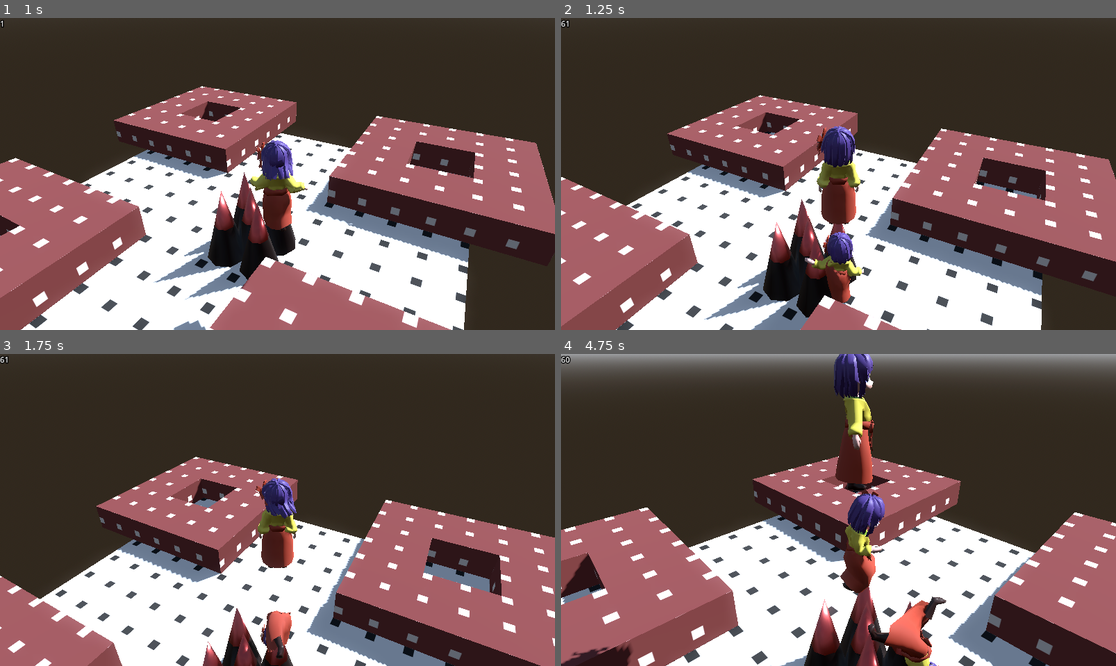
Above: before the commit, frames 1-4 (two rows, left to right).
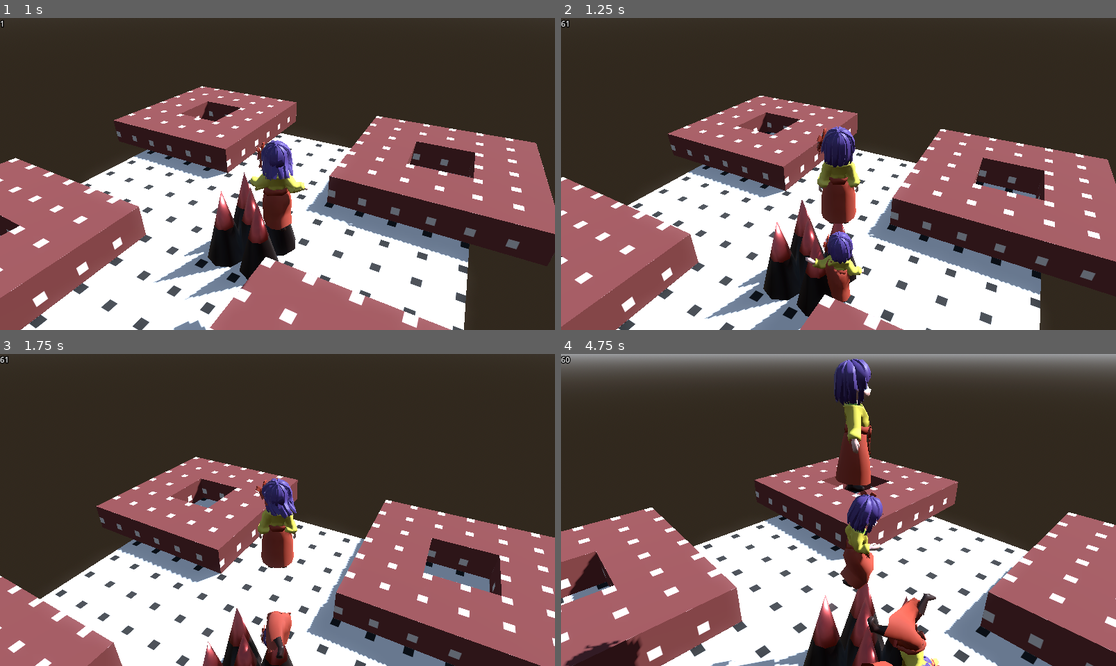
Above: after the commit, the same moments.

Repository: wareya/Akyuu-s-Sky-Trip
Game: Godot game, scene res://Spatial.tscn
Same seed, same stepped clock (60 frames per second), same inputs: the game is played once before the commit and once after it.
Inputs (mouse positions are in pixels of both pictures, inside the frame that each line leads up to):
- Up to frame 1 (1 s): tap Enter (ui_accept) at 0.5, 0.77 s; move the mouse to (249, 236) at 0.52 s; hold W (forward) from 0.53 s (still down); hold Shift (sprint) from 0.53 s (still down)
- Up to frame 2 (1.25 s): keep holding W (forward); keep holding Shift (sprint)
- Up to frame 3 (1.75 s): keep holding W (forward); move the mouse to (444, 556) at 1.27 s; release Shift (sprint) at 1.28 s; tap Z at 1.35 s; tap Enter (ui_accept) at 1.52 s
- Up to frame 4 (4.75 s): move the mouse to (794, 506) at 2.02 s; hold Shift (sprint) 2.03-2.78 s; move the mouse to (844, 510) at 2.77 s; release W (forward) at 2.78 s; hold A (left) 2.78-3.53 s; tap Z at 2.85, 4.35 s; tap Enter (ui_accept) at 3.02, 3.77, 4.52 s; move the mouse to (755, 432) at 3.52 s; hold S (backward) 3.53-4.28 s; hold Shift (sprint) 3.53-4.28 s; move the mouse to (960, 494) at 4.27 s; hold D (right) from 4.28 s (still down)

Frame 1 is identical in both runs. In frame 2, 2.3% of the frame differs, in the area x 0-100%, y 24-100%; in frame 3, less than 0.1%; in frame 4, 10%, in the area x 0-100%, y 0-100%.

Commit message:
asdgahredfhherh

Diff:
--- a/SimplePlayer.gd
+++ b/SimplePlayer.gd
@@ -395,6 +395,7 @@
 var time = 0.0
 var want_to_jump = false
 var dying = false
+var start_vel = Vector3()
 func _process(delta: float) -> void:
     $FPS.text = str(Engine.get_frames_per_second())
 
@@ -456,8 +457,6 @@
 
     check_standing_on_rigidbody()
 
-var start_vel
-
 func check_standing_on_rigidbody():
     var col = floor_collision if floor_collision else get_last_slide_collision()
     if !col:
@@ -472,18 +471,19 @@
         if collider.axis_lock_linear_x:
             return
 
-        var force = -1.1
+        var force = 1.1
+        force *= start_vel.y * 0.1
         if started_process_on_floor:
             force *= get_process_delta_time()
-        else:
-            force *= -start_vel.y
 
         print(force)
 
         collider.apply_impulse(Vector3(0, force, 0), col.get_position())
         #global_position.y -= get_process_delta_time()*0.1
+        platform_on_leave = CharacterBody3D.PLATFORM_ON_LEAVE_DO_NOTHING
         pass
     elif collider is StaticBody3D:
+        platform_on_leave = CharacterBody3D.PLATFORM_ON_LEAVE_ADD_VELOCITY
         #print(collider)
         pass
 
@@ -562,7 +562,11 @@
         velocity.y *= pow(drag, delta*10.0)
 
     # CHANGE ME: replace this with your own movement-and-stair-climbing code
+    var initial_velocity = velocity
     move_and_climb_stairs(delta, allow_stair_snapping)
+    # don't get flung around by rigidbody penetration
+    if velocity.length_squared() > initial_velocity.length_squared():
+        velocity = velocity.normalized() * initial_velocity.length()
 
     #print(global_position.y)
 
@@ -578,7 +582,7 @@
     camera_dir *= acceleration
     $CameraHolder.rotation_degrees.y -= camera_dir.x * stick_camera_speed * delta
     $CameraHolder.rotation_degrees.x -= camera_dir.y * stick_camera_speed * delta
-    $CameraHolder.rotation_degrees.x = clamp($CameraHolder.rotation_degrees.x, -90.0, 90.0)
+    $CameraHolder.rotation_degrees.x = clamp($CameraHolder.rotation_degrees.x, -90.0, 60.0)
 
 func _input(event: InputEvent) -> void:
     if event is InputEventMouseMotion:
@@ -630,3 +634,12 @@
         $CameraHolder/Camera3D.position.y = 0.0
         $CameraHolder/Camera3D.position.x = 0.0
         $CameraHolder/Camera3D.global_position += camera_offset
+
+    $CameraHolder/RayCast3D.force_raycast_update()
+    if $CameraHolder/RayCast3D.is_colliding():
+        var pos = $CameraHolder/RayCast3D.get_collision_point()
+        var dist = pos.distance_to($CameraHolder.global_position)
+        #print(dist)
+        if dist < camera_distance:
+            $CameraHolder/Camera3D.position.z = dist
+            $CameraHolder/Camera3D.global_position += $CameraHolder/RayCast3D.get_collision_normal()*0.1
--- a/Spatial.tscn
+++ b/Spatial.tscn
@@ -60,12 +60,14 @@
 [node name="CSGBox3D" type="CSGBox3D" parent="."]
 transform = Transform3D(1, 0, 0, 0, 1, 0, 0, 0, 1, 2, -1, 0)
 use_collision = true
+collision_layer = 257
 size = Vector3(12.4221, 2, 12.5694)
 material = SubResource("StandardMaterial3D_s8t8g")
 
 [node name="CSGBox3D2" type="CSGBox3D" parent="."]
 transform = Transform3D(1, 0, 0, 0, 1, 0, 0, 0, 1, 7, 0.5, 3)
 use_collision = true
+collision_layer = 257
 size = Vector3(6, 1, 2)
 material = SubResource("StandardMaterial3D_ulnmf")
 
@@ -90,6 +92,7 @@
 [node name="CSGBox3D6" type="CSGBox3D" parent="."]
 transform = Transform3D(1, 0, 0, 0, 1, 0, 0, 0, 1, 7, 0.5, -7)
 use_collision = true
+collision_layer = 257
 size = Vector3(6, 1, 2)
 material = SubResource("StandardMaterial3D_ulnmf")
 
@@ -114,6 +117,7 @@
 [node name="CSGBox3D7" type="CSGBox3D" parent="."]
 transform = Transform3D(1, 0, 0, 0, 1, 0, 0, 0, 1, -3, 0.5, -7)
 use_collision = true
+collision_layer = 257
 size = Vector3(6, 1, 2)
 material = SubResource("StandardMaterial3D_ulnmf")
 
@@ -138,6 +142,7 @@
 [node name="CSGBox3D8" type="CSGBox3D" parent="."]
 transform = Transform3D(1, 0, 0, 0, 1, 0, 0, 0, 1, -3, 0.5, 3)
 use_collision = true
+collision_layer = 257
 size = Vector3(6, 1, 2)
 material = SubResource("StandardMaterial3D_ulnmf")
 
--- a/akyuu_3d_7.tscn
+++ b/akyuu_3d_7.tscn
@@ -93,7 +93,6 @@
 [node name="akyuu 3d 4" groups=["Player"] instance=ExtResource("1_k82v0")]
 collision_layer = 2
 collision_mask = 5
-platform_on_leave = 2
 script = ExtResource("2_h7uy3")
 do_skipping_hack = true
 skipping_hack_distance = 0.2
@@ -468,12 +467,12 @@
 collision_shape = NodePath("../BoneAttachment3D2/JiggleRejectSphereB")
 
 [node name="Physical Bone Bone" type="PhysicalBone3D" parent="Armature/Skeleton3D" index="24"]
-transform = Transform3D(1, -2.38419e-07, -3.66001e-10, -8.94143e-09, -0.0375151, -0.999534, 2.38247e-07, 0.999534, -0.0375151, 6.6276e-11, 0.423533, 0.0158974)
+transform = Transform3D(1, -2.38419e-07, -4.29867e-10, -8.94143e-09, -0.0375151, -0.999534, 2.38247e-07, 0.999534, -0.0375151, 8.01624e-11, 0.426583, 0.016012)
 collision_layer = 8
 collision_mask = 5
 joint_type = 5
-joint_offset = Transform3D(1, 0, 0, 0, 1, 0, 0, 0, 1, 8.85517e-11, -1.08154e-06, 0.42373)
-body_offset = Transform3D(1, 5.67155e-11, -3.66642e-10, -5.06262e-14, -2.64868e-06, -1.00024, -4.12115e-12, 1.00024, -2.64868e-06, 6.68056e-11, 0.423831, 2.20413e-06)
+joint_offset = Transform3D(1, 0, 0, 0, 1, 0, 0, 0, 1, 1.02999e-10, -1.25037e-06, 0.426782)
+body_offset = Transform3D(1, 5.67155e-11, -4.30508e-10, -5.06262e-14, -2.64868e-06, -1.00024, -4.12115e-12, 1.00024, -2.64868e-06, 8.07342e-11, 0.426884, 2.38108e-06)
 bone_name = "Bone"
 joint_constraints/x/linear_limit_enabled = true
 joint_constraints/x/linear_limit_upper = 0.0
@@ -544,12 +543,12 @@
 disabled = true
 
 [node name="Physical Bone Bone_001" type="PhysicalBone3D" parent="Armature/Skeleton3D" index="25"]
-transform = Transform3D(1, 5.54439e-14, 1.35111e-14, -8.88185e-16, 0.378785, -0.925485, 2.54089e-21, 0.925485, 0.378785, -5.84868e-15, 0.887144, -0.00335719)
+transform = Transform3D(1, 5.52002e-14, 1.33893e-14, -8.88185e-16, 0.378785, -0.925485, 2.52957e-21, 0.925485, 0.378785, -5.84868e-15, 0.887144, -0.00335719)
 collision_layer = 8
 collision_mask = 5
 joint_type = 5
-joint_offset = Transform3D(1, 0, 0, 0, 1, 0, 0, 0, 1, 6.20255e-17, -6.22461e-08, 0.0886338)
-body_offset = Transform3D(1, -1.39956e-15, -6.99786e-16, -6.63082e-21, 2.98023e-08, -1, 3.15892e-23, 1, 2.98023e-08, -8.47033e-22, 0.0886338, 5.96046e-08)
+joint_offset = Transform3D(1, 0, 0, 0, 1, 0, 0, 0, 1, 7.28224e-17, -6.22461e-08, 0.0886338)
+body_offset = Transform3D(1, -1.64319e-15, -8.21602e-16, -6.62653e-21, 2.98023e-08, -1, 2.11179e-23, 1, 2.98023e-08, -8.47033e-22, 0.0886338, 5.96046e-08)
 bone_name = "Bone.001"
 joint_constraints/x/linear_limit_enabled = true
 joint_constraints/x/linear_limit_upper = 0.0
@@ -620,12 +619,12 @@
 shape = SubResource("CapsuleShape3D_vu5u1")
 
 [node name="Physical Bone Bone_007" type="PhysicalBone3D" parent="Armature/Skeleton3D" index="26"]
-transform = Transform3D(1, 1.84411e-14, 8.06219e-15, 1.53894e-14, 0.0277144, -0.999616, 3.9327e-14, 0.999616, 0.0277147, -8.2223e-15, 1.05999, -0.0394462)
+transform = Transform3D(1, 1.84411e-14, 8.00128e-15, 1.53894e-14, 0.0277144, -0.999616, 3.9327e-14, 0.999616, 0.0277147, -8.28321e-15, 1.05999, -0.0394462)
 collision_layer = 8
 collision_mask = 5
 joint_type = 5
-joint_offset = Transform3D(1, 0, 0, 0, 1, 0, 0, 0, 1, 3.81621e-16, -2.12613e-06, 0.0908536)
-body_offset = Transform3D(1, 7.11508e-20, -3.49891e-16, 2.19699e-19, -2.55182e-07, -1, 3.53043e-18, 1, -1.11759e-08, -3.49832e-16, 0.0908536, 2.12714e-06)
+joint_offset = Transform3D(1, 0, 0, 0, 1, 0, 0, 0, 1, 4.48062e-16, -2.12613e-06, 0.0908536)
+body_offset = Transform3D(1, 7.11508e-20, -4.10799e-16, 2.19699e-19, -2.55182e-07, -1, 3.53043e-18, 1, -1.11759e-08, -4.1074e-16, 0.0908536, 2.12714e-06)
 bone_name = "Bone.007"
 joint_constraints/x/linear_limit_enabled = true
 joint_constraints/x/linear_limit_upper = 0.0
@@ -696,12 +695,12 @@
 shape = SubResource("CapsuleShape3D_1saut")
 
 [node name="Physical Bone Bone_002" type="PhysicalBone3D" parent="Armature/Skeleton3D" index="27"]
-transform = Transform3D(1, 1.90357e-14, -4.18637e-16, 1.52358e-14, -0.411743, -0.911299, 3.98336e-14, 0.9113, -0.411743, -8.59922e-15, 1.23255, -0.00503583)
+transform = Transform3D(1, 1.89139e-14, -4.18637e-16, 1.52358e-14, -0.411743, -0.911299, 3.98336e-14, 0.9113, -0.411743, -8.59922e-15, 1.23255, -0.00503583)
 collision_layer = 8
 collision_mask = 5
 joint_type = 5
-joint_offset = Transform3D(1, 0, 0, 0, 1, 0, 0, 0, 1, -5.54562e-22, -4.35663e-08, 0.0896928)
-body_offset = Transform3D(1, -6.99781e-16, 3.61546e-16, 3.61702e-16, -1.78814e-07, -1, 3.25261e-19, 1, -1.78814e-07, -3.24275e-17, 0.0896928, 5.96046e-08)
+joint_offset = Transform3D(1, 0, 0, 0, 1, 0, 0, 0, 1, -5.61823e-22, -4.35663e-08, 0.0896928)
+body_offset = Transform3D(1, -8.21597e-16, 3.61546e-16, 3.61702e-16, -1.78814e-07, -1, 3.25261e-19, 1, -1.78814e-07, -3.24275e-17, 0.0896928, 5.96046e-08)
 bone_name = "Bone.002"
 joint_constraints/x/linear_limit_enabled = true
 joint_constraints/x/linear_limit_upper = 0.0
@@ -772,12 +771,12 @@
 shape = SubResource("CapsuleShape3D_n7fbs")
 
 [node name="Physical Bone Bone_003" type="PhysicalBone3D" parent="Armature/Skeleton3D" index="28"]
-transform = Transform3D(1, 1.91752e-14, 8.61446e-15, 1.54747e-14, 0.0338787, -0.999426, 3.92368e-14, 0.999426, 0.0338787, -8.98842e-15, 1.36379, 0.0302165)
+transform = Transform3D(1, 1.92971e-14, 8.61446e-15, 1.54747e-14, 0.0338787, -0.999426, 3.92368e-14, 0.999426, 0.0338787, -8.98842e-15, 1.36379, 0.0302165)
 collision_layer = 8
 collision_mask = 5
 joint_type = 5
-joint_offset = Transform3D(1, 0, 0, 0, 1, 0, 0, 0, 1, 6.01452e-20, -9.22595e-10, 0.0495315)
-body_offset = Transform3D(1, 6.99781e-16, -1.05879e-22, -3.05991e-19, 1.86265e-08, -1, 2.95106e-18, 1, 1.86265e-08, -6.01393e-20, 0.0495315, 0)
+joint_offset = Transform3D(1, 0, 0, 0, 1, 0, 0, 0, 1, 6.01453e-20, -9.22595e-10, 0.0495315)
+body_offset = Transform3D(1, 8.21597e-16, -1.05879e-22, -3.05991e-19, 1.86265e-08, -1, 2.95106e-18, 1, 1.86265e-08, -6.01393e-20, 0.0495315, 0)
 bone_name = "Bone.003"
 joint_constraints/x/linear_limit_enabled = true
 joint_constraints/x/linear_limit_upper = 0.0
@@ -848,12 +847,12 @@
 shape = SubResource("CapsuleShape3D_okht0")
 
 [node name="Physical Bone Bone_004" type="PhysicalBone3D" parent="Armature/Skeleton3D" index="29"]
-transform = Transform3D(1, 1.80644e-14, 8.30851e-15, 1.49957e-14, 0.0251947, -0.99953, 3.97334e-14, 0.99953, 0.0251947, -1.02108e-14, 1.51321, 0.0260193)
+transform = Transform3D(1, 1.80644e-14, 8.36942e-15, 1.49957e-14, 0.0251947, -0.99953, 3.97334e-14, 0.99953, 0.0251947, -1.02108e-14, 1.51321, 0.0260193)
 collision_layer = 8
 collision_mask = 5
 joint_type = 5
-joint_offset = Transform3D(1, 0, 0, 0, 1, 0, 0, 0, 1, -3.48146e-17, 3.46624e-07, 0.0999271)
-body_offset = Transform3D(1, -4.20128e-19, 3.48401e-16, 7.9187e-19, -3.46825e-06, -0.999848, 5.32953e-18, 0.999848, -3.46825e-06, -1.58819e-22, 0.0999119, 0)
+joint_offset = Transform3D(1, 0, 0, 0, 1, 0, 0, 0, 1, -4.09009e-17, 3.46624e-07, 0.0999271)
+body_offset = Transform3D(1, -4.20128e-19, 4.09309e-16, 7.9187e-19, -3.46825e-06, -0.999848, 5.32953e-18, 0.999848, -3.46825e-06, -1.58819e-22, 0.0999119, 0)
 bone_name = "Bone.004"
 joint_constraints/x/linear_limit_enabled = true
 joint_constraints/x/linear_limit_upper = 0.0
@@ -924,12 +923,12 @@
 shape = SubResource("SphereShape3D_pm7qg")
 
 [node name="Physical Bone Bone_002_L" type="PhysicalBone3D" parent="Armature/Skeleton3D" index="30"]
-transform = Transform3D(0.221623, -0.261627, 0.948587, -0.277561, 0.915257, 0.312767, -1.01547, -0.311116, 0.1218, -0.0969094, 1.28235, 0.0194817)
+transform = Transform3D(0.224282, -0.261627, 0.948587, -0.280401, 0.915257, 0.312767, -1.02891, -0.311116, 0.1218, -0.0969094, 1.28235, 0.0194817)
 collision_layer = 8
 collision_mask = 5
 joint_type = 5
-joint_offset = Transform3D(1, 0, 0, 0, 1, 0, 0, 0, 1, 3.0309e-05, -4.59662e-06, 0.102153)
-body_offset = Transform3D(1.07579, -6.36876e-05, -0.000307813, -6.34193e-05, -0.000177462, -1.00622, 0.00397024, 1.00147, 1.47112e-05, -1.16229e-06, 0.102789, 2.98023e-06)
+joint_offset = Transform3D(1, 0, 0, 0, 1, 0, 0, 0, 1, 2.99206e-05, -4.62156e-06, 0.102153)
+body_offset = Transform3D(1.08976, -6.36876e-05, -0.000307813, -6.46189e-05, -0.000177462, -1.00622, 0.0048568, 1.00147, 1.47112e-05, -1.16229e-06, 0.102789, 2.98023e-06)
 bone_name = "Bone.002_L"
 joint_constraints/x/linear_limit_enabled = true
 joint_constraints/x/linear_limit_upper = 0.0
@@ -1076,12 +1075,12 @@
 shape = SubResource("CapsuleShape3D_a32im")
 
 [node name="Physical Bone Bone_002_L_002" type="PhysicalBone3D" parent="Armature/Skeleton3D" index="32"]
-transform = Transform3D(0.00170462, -0.0412522, 0.999126, -0.041251, 0.998295, 0.0412903, -0.999126, -0.041287, 5.12922e-06, -0.506115, 1.21776, 0.0369305)
+transform = Transform3D(0.00170462, -0.0412522, 0.999126, -0.041251, 0.998295, 0.0412903, -0.999126, -0.041287, 6.77798e-06, -0.506115, 1.21776, 0.0369305)
 collision_layer = 8
 collision_mask = 5
 joint_type = 5
-joint_offset = Transform3D(1, 0, 0, 0, 1, 0, 0, 0, 1, 5.30523e-07, -4.00687e-07, 0.101648)
-body_offset = Transform3D(0.999979, 0, -5.21913e-06, 2.31215e-08, 2.36827e-07, -0.999979, -1.00583e-07, 1, 3.94193e-06, 0, 0.101645, 0)
+joint_offset = Transform3D(1, 0, 0, 0, 1, 0, 0, 0, 1, 6.97975e-07, -3.93768e-07, 0.101648)
+body_offset = Transform3D(0.999979, 0, -6.86648e-06, 2.31215e-08, 2.36827e-07, -0.999979, -1.00583e-07, 1, 3.87386e-06, 0, 0.101645, 0)
 bone_name = "Bone.002_L.002"
 joint_constraints/x/linear_limit_enabled = true
 joint_constraints/x/linear_limit_upper = 0.0
@@ -1304,12 +1303,12 @@
 shape = SubResource("CapsuleShape3D_bva0c")
 
 [node name="Physical Bone Bone_002_R_002" type="PhysicalBone3D" parent="Armature/Skeleton3D" index="35"]
-transform = Transform3D(0.0017049, 0.0412523, -0.999199, 0.0412517, 0.998295, 0.0412101, 0.999147, -0.041287, 6.36235e-05, 0.506115, 1.21776, 0.0369304)
+transform = Transform3D(0.0017049, 0.0412523, -0.999199, 0.0412517, 0.998295, 0.0412101, 0.999147, -0.041287, 7.73262e-05, 0.506115, 1.21776, 0.0369304)
 collision_layer = 8
 collision_mask = 5
 joint_type = 5
-joint_offset = Transform3D(1, 0, 0, 0, 1, 0, 0, 0, 1, -6.09322e-06, 8.30173e-06, 0.10164)
-body_offset = Transform3D(1, 2.08616e-07, 6.00221e-05, 1.71057e-08, 2.38173e-07, -1.00005, -1.86265e-07, 1, -8.16775e-05, -7.45058e-09, 0.101645, 0)
+joint_offset = Transform3D(1, 0, 0, 0, 1, 0, 0, 0, 1, -7.48479e-06, 8.35923e-06, 0.10164)
+body_offset = Transform3D(1, 2.08616e-07, 7.37132e-05, 1.71057e-08, 2.38173e-07, -1.00005, -1.86265e-07, 1, -8.22432e-05, -7.45058e-09, 0.101645, 0)
 bone_name = "Bone.002_R.002"
 joint_constraints/x/linear_limit_enabled = true
 joint_constraints/x/linear_limit_upper = 0.0
@@ -1861,8 +1860,14 @@
 transform = Transform3D(0.880478, -0.240618, 0.408488, 0, 0.861629, 0.507538, -0.474088, -0.446876, 0.758645, 0, 0.917, 0)
 
 [node name="Camera3D" type="Camera3D" parent="CameraHolder" index="0"]
-transform = Transform3D(1.00014, 0, 0, 0, 1.00001, 0, 0, 0, 1.00013, 0, 0, 4)
+transform = Transform3D(1.00014, 0, 0, 0, 1.00001, 0, 0, 0, 1.00013, 0, 0, 5)
 fov = 50.0
+
+[node name="RayCast3D" type="RayCast3D" parent="CameraHolder" index="1"]
+target_position = Vector3(0, 0, 50)
+collision_mask = 256
+hit_from_inside = true
+debug_shape_thickness = 1
 
 [node name="CollisionShape3D" type="CollisionShape3D" parent="." index="3"]
 transform = Transform3D(1, 0, 0, 0, 1, 0, 0, 0, 1, 0, 1, 0)
--- a/project.godot
+++ b/project.godot
@@ -117,6 +117,7 @@
 3d_physics/layer_3="active ragdoll"
 3d_physics/layer_4="inactive ragdoll"
 3d_physics/layer_5="death"
+3d_physics/layer_9="camera-solid world"
 
 [physics]
 
